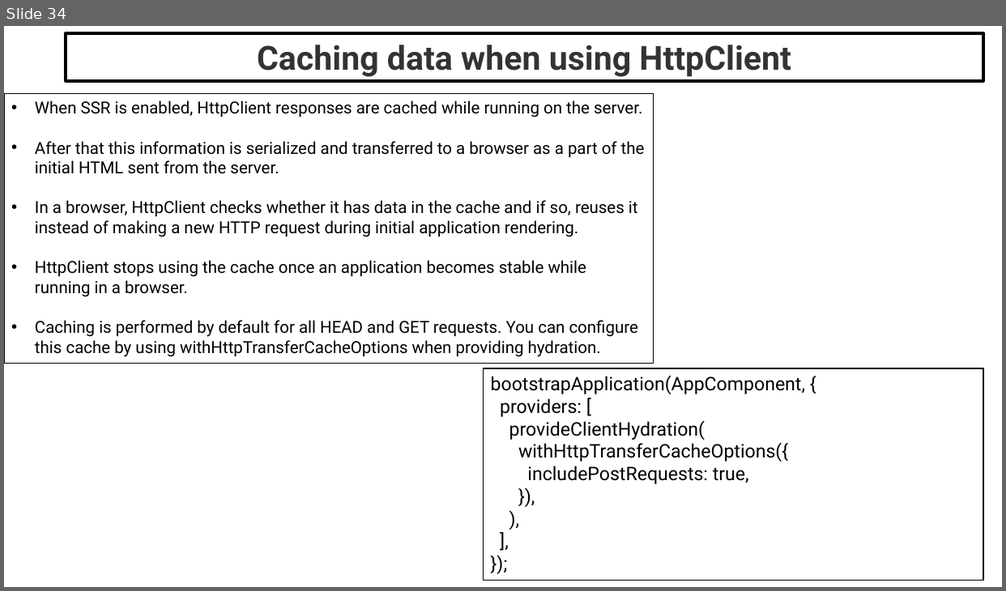
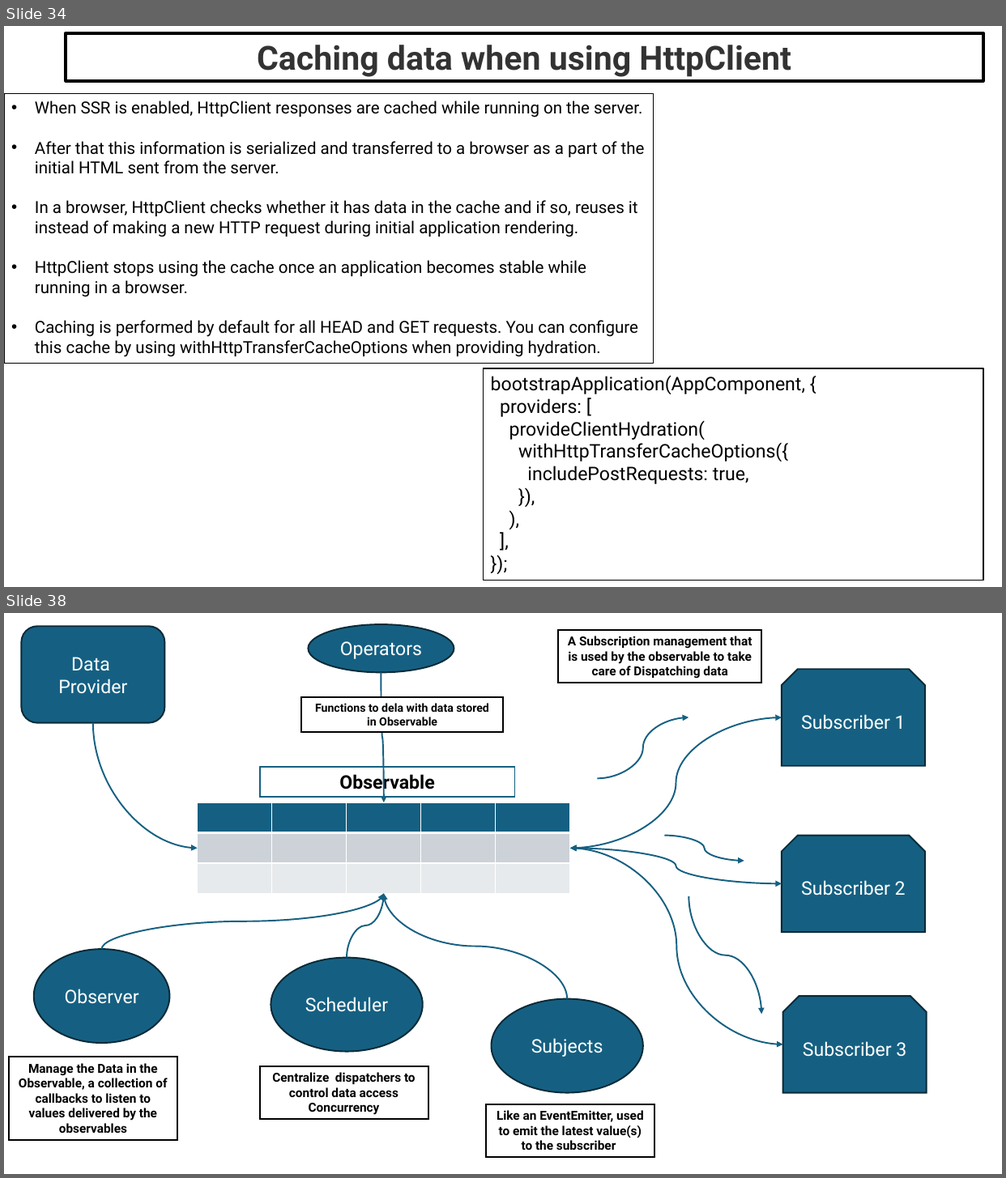
Before and after one commit to maheshsabnis/ng17guard, a slide deck: my-ng-app/Angular_Training_Images.pptx. Shown one above the other, each under a label of ours: slide 34 before the commit, slides 34 and 38 after it; the slides between them are not shown. The pictures are 1006x591 and 1006x1178 pixels, drawn with LibreOffice and Linux fonts; fonts in the diff are those of the drawing. Boxes give left, top, right and bottom in pixels: in the first picture for what was removed or moved away, otherwise in the second. Text is boxed around its words. In the diff, an @@ line names an element or a change of style, - is before the commit and + after.

```diff
--- a/my-ng-app/Angular_Training_Images.pptx
+++ b/my-ng-app/Angular_Training_Images.pptx
@@ slide 38 added at box(4, 613, 1002, 1174), background #FFFFFF @@
@@ rounded rectangle added at box(21, 627, 165, 723), fill #156082, outline #092A39 1.5 pt, 18 pt, text #FFFFFF @@
+Data
+Provider
@@ ellipse added at box(308, 624, 454, 672), fill #156082, outline #092A39 1.5 pt, 18 pt, text #FFFFFF @@
+Operators
@@ rectangle added at box(559, 630, 761, 683), fill #FFFFFF, outline #000000 1.5 pt, 12 pt, text #000000, bold @@
+A Subscription management that is used by the observable to take care of Dispatching data
@@ curved arrow added from (381, 672) to (384, 803), #156082 1.5 pt @@
@@ snip same rect added at box(782, 669, 926, 766), fill #156082, outline #092A39 1.5 pt, 18 pt, text #FFFFFF @@
+Subscriber 1
@@ rectangle added at box(302, 697, 503, 732), fill #FFFFFF, outline #000000 1.5 pt, 11 pt, text #000000, bold @@
+Functions to dela with data stored in Observable
@@ curved arrow added from (93, 723) to (197, 848), #156082 1.5 pt @@
@@ curved double arrow added from (782, 717) to (570, 848), #156082 1.5 pt @@
@@ curved arrow added from (598, 778) to (689, 717), #156082 1.5 pt @@
@@ rectangle added at box(260, 767, 515, 797), fill #FFFFFF, outline #156082 1.5 pt, 18 pt, text #000000, bold @@
+Observable
@@ table added at box(197, 803, 572, 894), 3 rows, 5 columns @@
+ |  |  |  | 
+ |  |  |  | 
+ |  |  |  | 
@@ curved double arrow added from (782, 884) to (570, 848), #156082 1.5 pt @@
@@ curved double arrow added from (783, 1045) to (570, 848), #156082 1.5 pt @@
@@ curved arrow added from (664, 835) to (744, 861), #156082 1.5 pt @@
@@ snip same rect added at box(782, 835, 926, 932), fill #156082, outline #092A39 1.5 pt, 18 pt, text #FFFFFF @@
+Subscriber 2
@@ curved arrow added from (102, 949) to (384, 894), #156082 1.5 pt @@
@@ curved arrow added from (347, 958) to (384, 894), #156082 1.5 pt @@
@@ curved arrow added from (567, 999) to (384, 894), #156082 1.5 pt @@
@@ curved arrow added from (689, 897) to (761, 1014), #156082 1.5 pt @@
@@ ellipse added at box(34, 949, 169, 1043), fill #156082, outline #092A39 1.5 pt, 18 pt, text #FFFFFF @@
+Observer
@@ ellipse added at box(270, 958, 423, 1052), fill #156082, outline #092A39 1.5 pt, 18 pt, text #FFFFFF @@
+Scheduler
@@ ellipse added at box(492, 999, 643, 1093), fill #156082, outline #092A39 1.5 pt, 18 pt, text #FFFFFF @@
+Subjects
@@ snip same rect added at box(783, 996, 927, 1093), fill #156082, outline #092A39 1.5 pt, 18 pt, text #FFFFFF @@
+Subscriber 3
@@ rectangle added at box(9, 1058, 177, 1141), fill #FFFFFF, outline #000000 1.5 pt, 12 pt, text #000000, bold @@
+Manage the Data in the Observable, a collection of callbacks to listen to values delivered by the observables
@@ rectangle added at box(260, 1067, 428, 1120), fill #FFFFFF, outline #000000 1.5 pt, 12 pt, text #000000, bold @@
+Centralize dispatchers to control data access Concurrency
@@ rectangle added at box(486, 1105, 654, 1158), fill #FFFFFF, outline #000000 1.5 pt, 12 pt, text #000000, bold @@
+Like an EventEmitter, used to emit the latest value(s) to the subscriber
```
Also in this commit, not shown: 3 other slides added, 29 other files.
